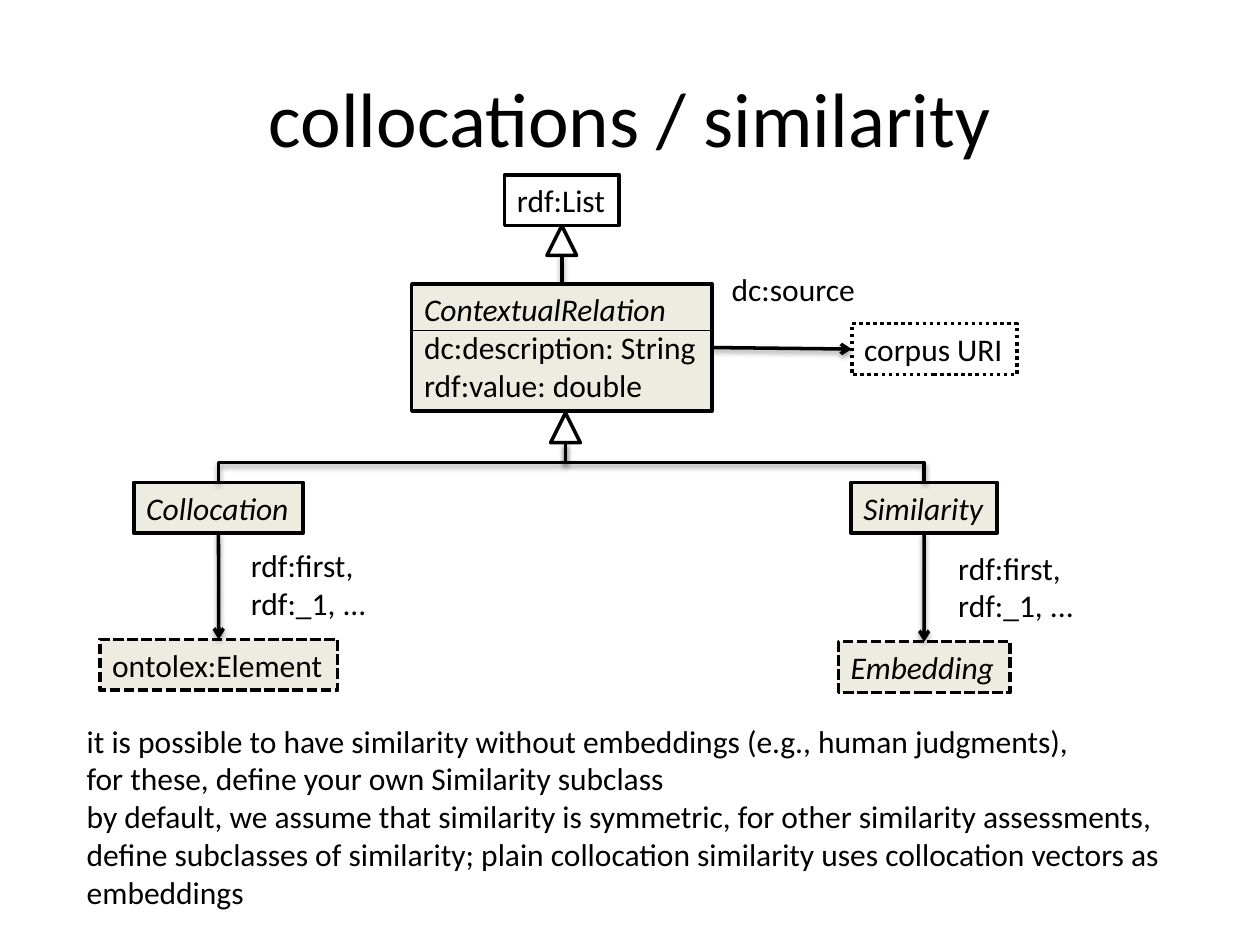
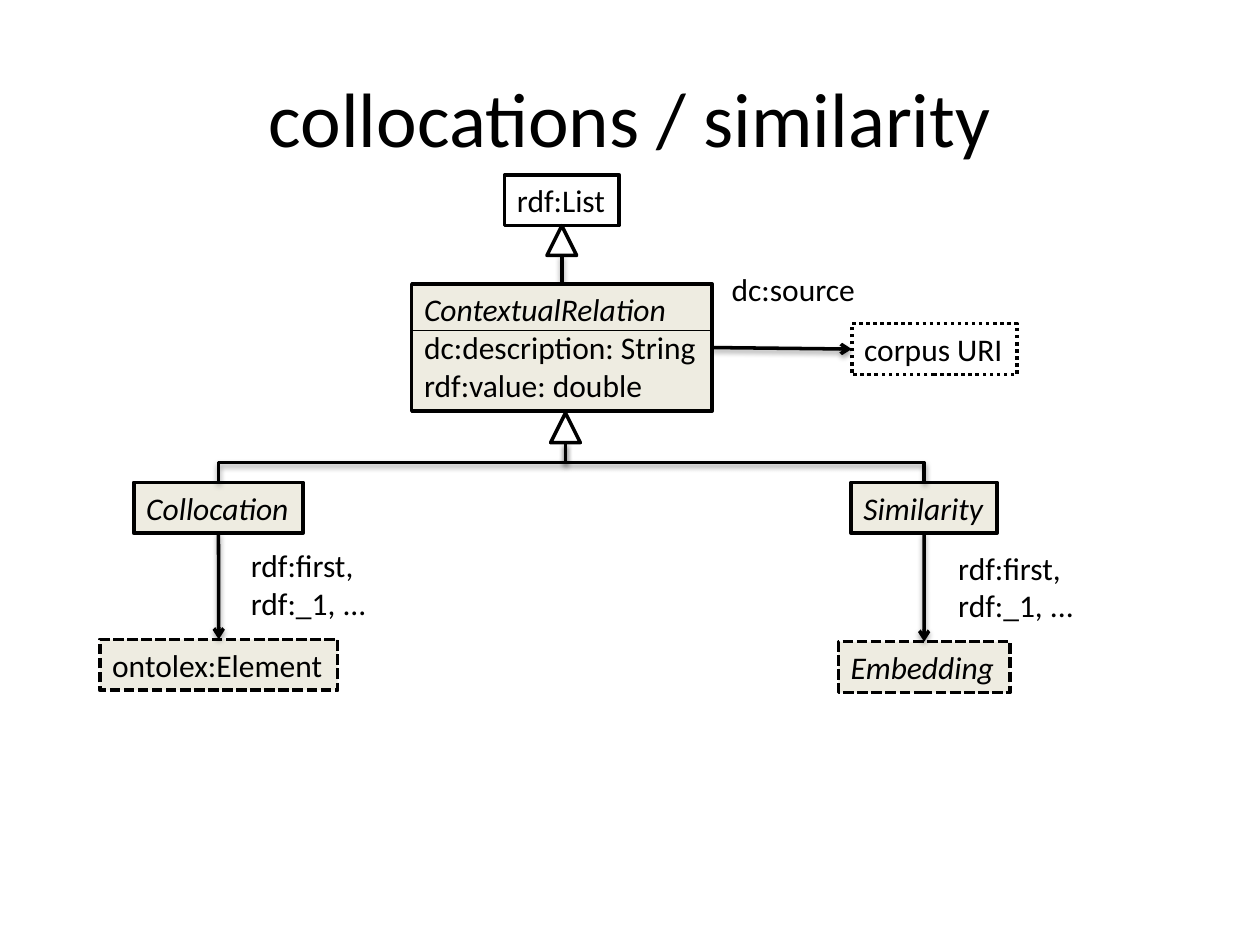
Before and after one commit to ontolex/frequency-attestation-corpus-information, a slide deck: slide 4 of img/source.pptx (slide 6 before the commit). Drawn at 1260x945 pixels with LibreOffice and Linux fonts; fonts in the diff are those of the drawing. Boxes give left, top, right and bottom in pixels: in the first picture for what was removed or moved away, otherwise in the second. Text is boxed around its words. In the diff, an @@ line names an element or a change of style, - is before the commit and + after.

Commit message:
collocation / similarity

```diff
--- a/img/source.pptx
+++ b/img/source.pptx
@@ text removed at (87, 730, 1158, 910) @@
-it is possible to have similarity without embeddings (e.g., human judgments),
-for these, define your own Similarity subclass
-by default, we assume that similarity is symmetric, for other similarity assessments,
-define subclasses of similarity; plain collocation similarity uses collocation vectors as
-embeddings
```
Also in this commit, not shown: 7 slides removed, 1 other file.
